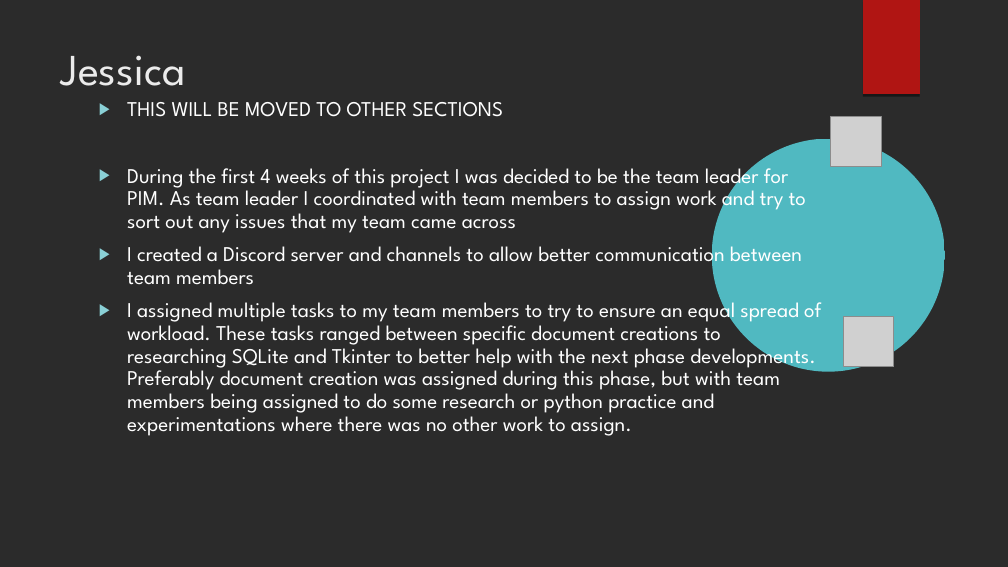
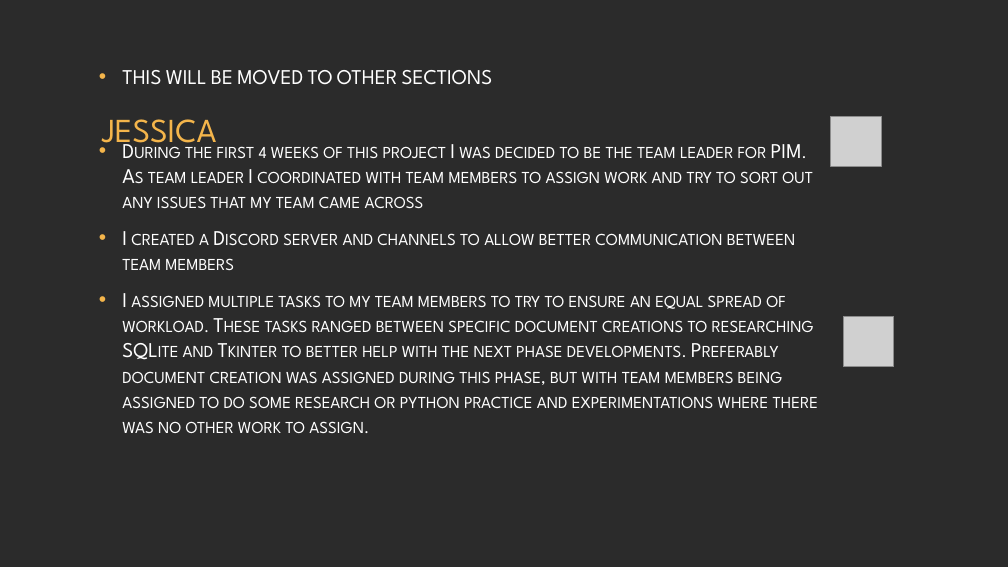
Before and after one commit to BenB33/ProfessionalismTeam2, a slide deck: slide 13 of PIM – Phase 1.odp. Drawn at 1008x567 pixels with LibreOffice and Linux fonts; fonts in the diff are those of the drawing; grey boxes stand for pictures; background and template pictures are left out; a plain dark background stands for a picture behind light text. Boxes give left, top, right and bottom in pixels: in the first picture for what was removed or moved away, otherwise in the second. Text is boxed around its words. In the diff, an @@ line names an element or a change of style, - is before the commit and + after.

```diff
--- a/PIM – Phase 1.odp
+++ b/PIM – Phase 1.odp
@@ freeform shape removed at [863, 0, 920, 95] @@
@@ title "JESSICA" at [102, 119, 217, 153]: vertical alignment top to middle @@
@@ text "THIS WILL BE MOVED TO ..." at [122, 70, 818, 433]: small capitals on; bullet ▶ to •; line spacing 0.9 to 1; more space between paragraphs; bullet colour #8AD0D6 to #F4B54B; vertical alignment top to middle @@
@@ title at [102, 119, 217, 153]: text changed; size 42 to 32 pt; text colour #EBEBEB to #F4B54B @@
-Jessica
+JESSICA
@@ freeform shape removed at [712, 138, 944, 371] @@
```
Also in this commit, not shown: 10 other slides changed, 2 slides added, 2 slides removed, 1 other file.
